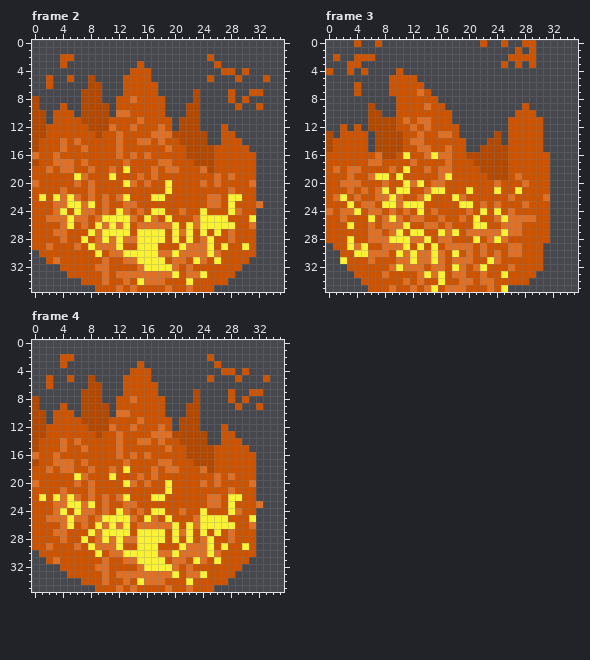
Two versions of one pixel-art file, Assets/Textures/flame-enemy.ase. Above: the version before the commit.
36x36 pixels, 4 frames. Shown: frame 2, frame 3, frame 4.
Now the later version:
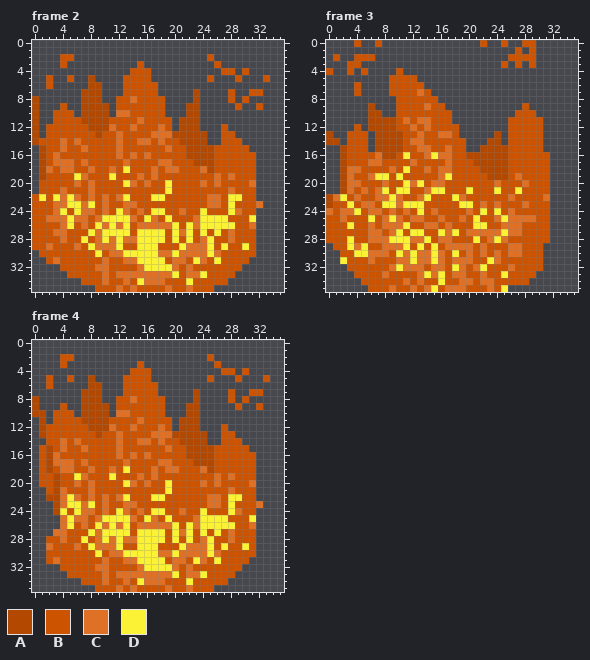
Palette (. is transparent): A #b34900  B #cc5300  C #df7126  D #fbf236
Commit message: Updating flame enemy animation. Adding flame enemy prefab.
Edits made:
Changed rows in their new state; - is an unchanged pixel.
Frame 2, layers "Layer 1", "Layer 2":
first column x 0:
10 -.
11 -.
12 -.
13 -.
15 .A
16 .A
17 .A
18 .A
19 .A
20 .-
21 .-
Frame 3, layers "Layer 1", "Layer 2":
first column x 0:
12 --.
13 --.
14 -A.
15 ..A
16 ..A
17 ..A
18 ..A
19 ..A
20 ..A
21 ..A
22 A--
23 A--
Frame 4, layers "Layer 1", "Layer 2":
first column x 0:
11 .---
12 .---
13 .---
14 ..--
15 .-A-
16 .-A-
17 .-A-
18 .-A-
19 .--A
20 .--A
21 ..-A
22 ..AA
23 ...A
24 ...A
25 ....
26 ....
27 ...-
28 ..--
29 ..--
30 -.--
Where, in picture pixels (left, top, right, bottom), the same in both pictures:
changed: (32, 110, 46, 194)
changed: (326, 124, 347, 208)
changed: (32, 417, 60, 557)
